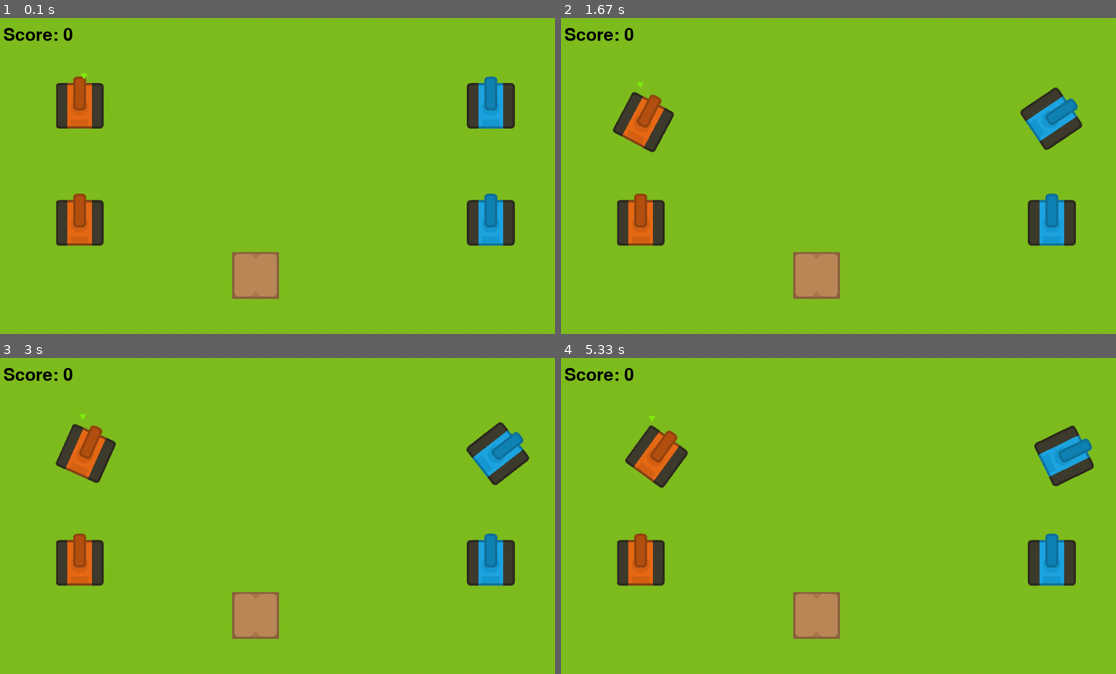
Above: before the commit, frames 1-4 (two rows, left to right).
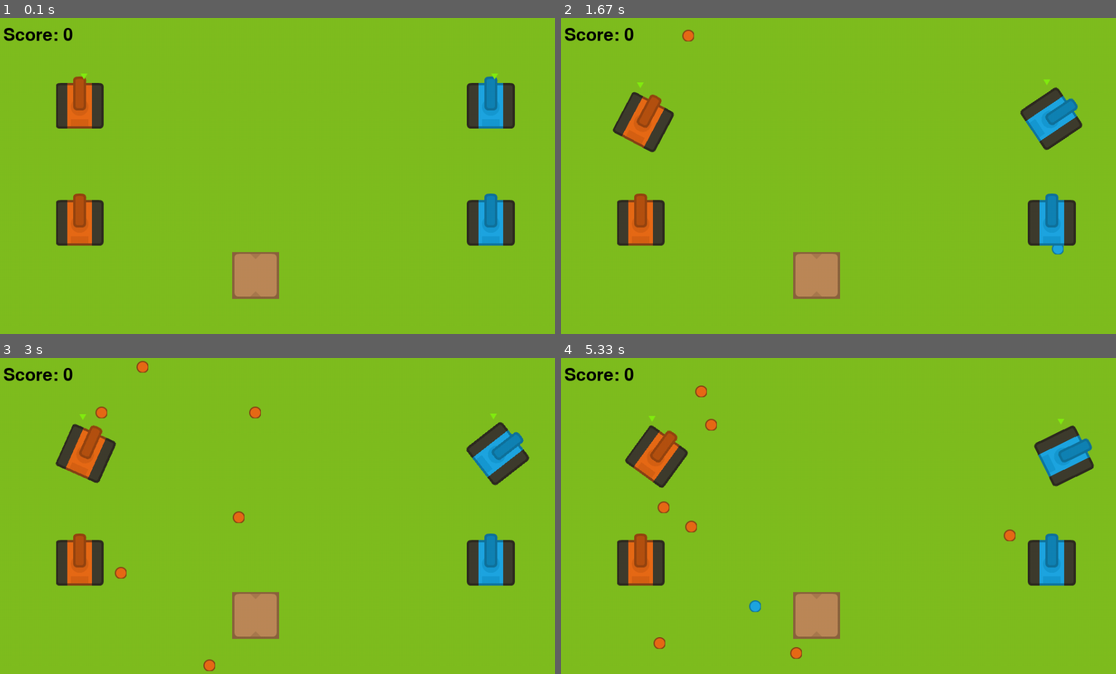
Above: after the commit, the same moments.

Repository: lenghia2797/TankPyGame
Game: pygame game, started from main.py
Same seed, same stepped clock (60 frames per second), same inputs: the game is played once before the commit and once after it.
Inputs (mouse positions are in pixels of both pictures, inside the frame that each line leads up to):
- Up to frame 1 (0.1 s): no input
- Up to frame 2 (1.67 s): hold Enter 0.33-0.8 s; hold Right 0.33-0.8 s; move the mouse to (821, 188) at 0.37 s; hold Right 0.83-1.3 s; hold D 0.83-1.3 s; move the mouse to (1021, 166) at 0.87 s; tap X at 0.9, 1.2, 1.4 s; hold Up 1.33-1.63 s; hold W 1.33-1.63 s; move the mouse to (705, 179) at 1.37 s
- Up to frame 3 (3 s): hold Right 1.67-2.13 s; hold D 1.67-2.13 s; move the mouse to (105, 468) at 1.7 s; tap X at 1.73, 2.03, 2.23, 2.53, 2.8 s; hold Left 2.17-2.7 s; hold A 2.17-2.7 s; move the mouse to (360, 405) at 2.2 s; hold Down from 2.73 s (still down); hold S from 2.73 s (still down); move the mouse to (344, 544) at 2.77 s
- Up to frame 4 (5.33 s): release Down at 3.03 s; release S at 3.03 s; tap Enter at 3.07 s; hold Left 3.4-3.8 s; hold A 3.4-3.8 s; move the mouse to (638, 506) at 3.43 s; tap X at 3.47, 3.77, 3.9, 4.3, 4.6, 4.97 s; hold Up 3.83-4.2 s; hold W 3.83-4.2 s; move the mouse to (849, 547) at 3.87 s; hold Right 4.23-4.87 s; hold D 4.23-4.87 s; move the mouse to (821, 462) at 4.27 s; hold Down 4.9-5.27 s; hold S 4.9-5.27 s; move the mouse to (982, 566) at 4.93 s; hold Left from 5.3 s (still down); hold A from 5.3 s (still down)

The runs differ from the first frame. In frame 1, less than 0.1% of the frame differs, in the area x 88-90%, y 17-20%; in frame 2, 0.1%; in frame 3, 0.4%; in frame 4, 0.6%, in the area x 16-91%, y 8-96%.

Commit message:
add bullet

Diff:
--- a/Enemy.py
+++ b/Enemy.py
@@ -16,7 +16,7 @@
         self.speedY = 2
         self.rawY = y
         self.moveDown = True
-        self.lastTimeShoot = pygame.time.get_ticks()
+
         self.timeShoot = 500
 
     def update(self):
--- a/GameScene.py
+++ b/GameScene.py
@@ -81,6 +81,8 @@
         if self.gameMode == 2:
             self.add(self.player_2_1)
             self.add(self.player_2_2)
+            self.add(self.player_2_1.triangle)
+            self.add(self.player_2_2.triangle)
         else:
             self.add(self.enemy)
 
@@ -137,25 +139,41 @@
     def shootBullet(self):
         bullet = self.getRedDeadBullet()
         if bullet:
-            bullet.active = True
-            bullet.visible = True
-            bullet.collide = 0
-            if self.gameMode == 1:
-                if self.player_1_1.type == TankType.PLAYER_1:
-                    bullet.tank = self.player_1_1
-                elif self.player_1_1.type == TankType.AI_1:
-                    bullet.tank = self.player_1_2
-            else:
+            if self.player_1_1.type == TankType.PLAYER_1:
+                bullet.tank = self.player_1_1
+            elif self.player_1_1.type == TankType.AI_1:
+                bullet.tank = self.player_1_2
+
+            now = pygame.time.get_ticks()
+            if now - bullet.tank.lastTimeShoot > bullet.tank.timeShoot:
+                bullet.tank.lastTimeShoot = now
+                self.shoot(bullet)
+
+    def shootBullet2(self):
+        bullet = self.getBlueDeadBullet()
+        if bullet:
+            if self.gameMode == 2:
                 if self.player_2_1.type == TankType.PLAYER_2:
                     bullet.tank = self.player_2_1
                 elif self.player_2_1.type == TankType.AI_2:
-                    bullet.tank = self.player_2_1
-            bullet.x = bullet.tank.x + Constants.TANK_WIDTH/2
-            bullet.y = bullet.tank.y + Constants.TANK_HEIGHT/2
-            bullet.vx = bullet.speed * \
-                math.sin((bullet.tank.angle - 180) * math.pi / 180)
-            bullet.vy = bullet.speed * \
-                math.cos((bullet.tank.angle - 180) * math.pi / 180)
+                    bullet.tank = self.player_2_2
+
+            now = pygame.time.get_ticks()
+            if now - bullet.tank.lastTimeShoot > bullet.tank.timeShoot:
+                bullet.tank.lastTimeShoot = now
+                self.shoot(bullet)
+
+    def shoot(self, bullet):
+        bullet.active = True
+        bullet.visible = True
+        bullet.collide = 0
+
+        bullet.x = bullet.tank.x + Constants.TANK_WIDTH/2
+        bullet.y = bullet.tank.y + Constants.TANK_HEIGHT/2
+        bullet.vx = bullet.speed * \
+            math.sin((bullet.tank.angle - 180) * math.pi / 180)
+        bullet.vy = bullet.speed * \
+            math.cos((bullet.tank.angle - 180) * math.pi / 180)
 
     def getRedDeadBullet(self):
         for bullet in self.redBullets:
--- a/Player2.py
+++ b/Player2.py
@@ -18,7 +18,7 @@
         self.setKey('down_right', self.onPressRight)
         self.setKey('down_down', self.onPressDown)
         self.setKey('down_up', self.onPressUp)
-        self.setKey('down_enter', self.scene.shootBullet)
+        self.setKey('down_enter', self.scene.shootBullet2)
         self.setKey('down_o', self.switchPlayer)
         self.setKey('up_left', self.onReleaseLeft)
         self.setKey('up_right', self.onReleaseRight)
@@ -65,7 +65,6 @@
                 self.x -= self.speed * math.sin(self.angle * math.pi / 180)
 
     def onReleaseLeft(self):
-        print(1234)
         self.states.remove(TankState.ROTATE_LEFT)
 
     def onReleaseRight(self):
--- a/Scene.py
+++ b/Scene.py
@@ -47,7 +47,7 @@
                     self.inputHandler.process(m_x, m_y, 'down_up')
                 if event.key == pygame.K_DOWN:
                     self.inputHandler.process(m_x, m_y, 'down_down')
-                if event.key == pygame.K_KP_ENTER:
+                if event.key == pygame.K_RETURN:
                     self.inputHandler.process(m_x, m_y, 'down_enter')
                 if event.key == pygame.K_o:
                     self.inputHandler.process(m_x, m_y, 'down_o')
@@ -71,7 +71,7 @@
                     self.inputHandler.process(m_x, m_y, 'up_up')
                 if event.key == pygame.K_DOWN:
                     self.inputHandler.process(m_x, m_y, 'up_down')
-                if event.key == pygame.K_KP_ENTER:
+                if event.key == pygame.K_RETURN:
                     self.inputHandler.process(m_x, m_y, 'up_enter')
                 if event.key == pygame.K_o:
                     self.inputHandler.process(m_x, m_y, 'up_o')
--- a/Tank.py
+++ b/Tank.py
@@ -1,4 +1,6 @@
+import math
 import pygame
+from Constants import Constants
 from Enum import TankState, TankType
 from GameObject import GameObject
 
@@ -12,6 +14,9 @@
         self.angle = 0
         self.image = pygame.transform.rotate(self.image, self.angle)
 
+        self.lastTimeShoot = pygame.time.get_ticks()
+        self.timeShoot = 200
+
     def update(self):
         super().update()
 
